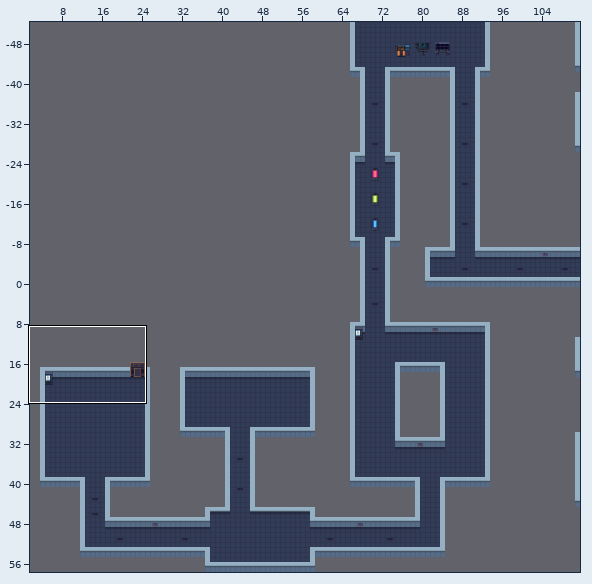
Tiled map (JSON): assets/maps/story-mode.json. Above, an overview of the earlier version with the close-up marked.
Close-up. Earlier state:
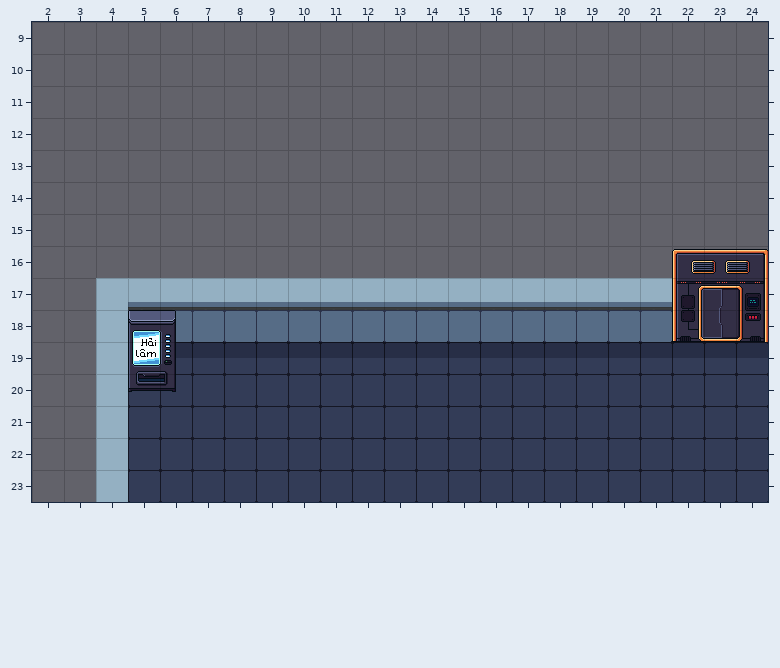
Cells are 32x32 px. Shown: x 2..24, y 9..23. The commit also changed other parts of the map, which this record leaves out.
Now the later version:
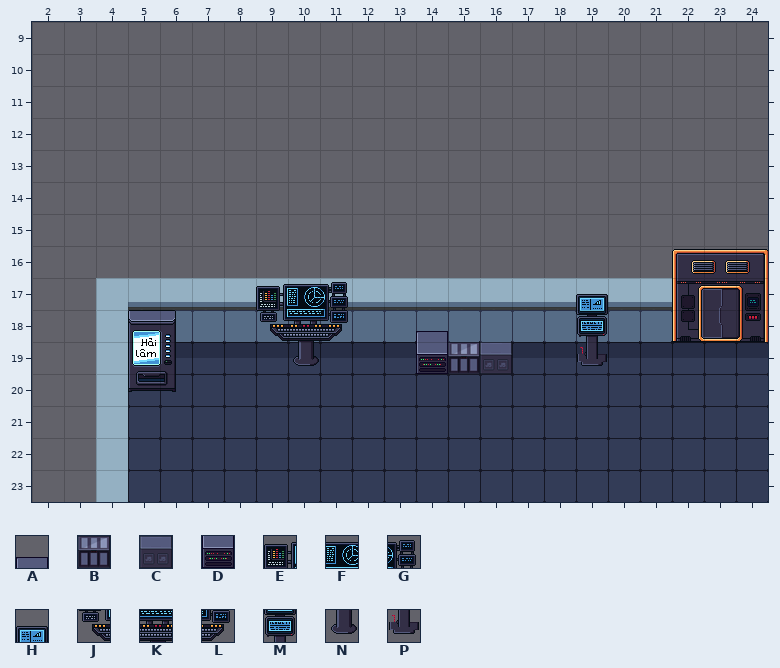
Key: from "tileset_JS": A 51, B 87, C 89, D 91, E 610, F 611, G 612, H 614, J 650, K 651, L 652, M 654, N 691, P 694.
_ is an empty cell.
Diff:
{"where": "layer \"objects\""}
{"y":17,"x":9,"old":"___","new":"EFG"}
{"y":17,"x":19,"old":"_","new":"H"}
{"y":18,"x":9,"old":"___","new":"JKL"}
{"y":18,"x":14,"old":"_","new":"A"}
{"y":18,"x":19,"old":"_","new":"M"}
{"y":19,"x":10,"old":"_","new":"N"}
{"y":19,"x":14,"old":"___","new":"DBC"}
{"y":19,"x":19,"old":"_","new":"P"}
{"label":"added","picture_box":[256,282,348,366]}
{"label":"added","picture_box":[576,294,608,366]}
{"label":"added","picture_box":[416,331,512,374]}
